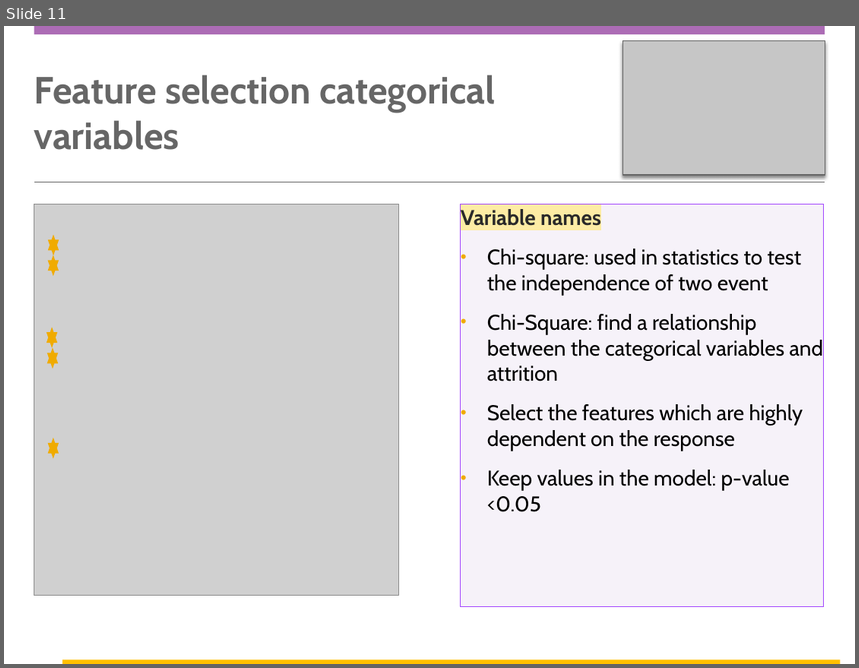
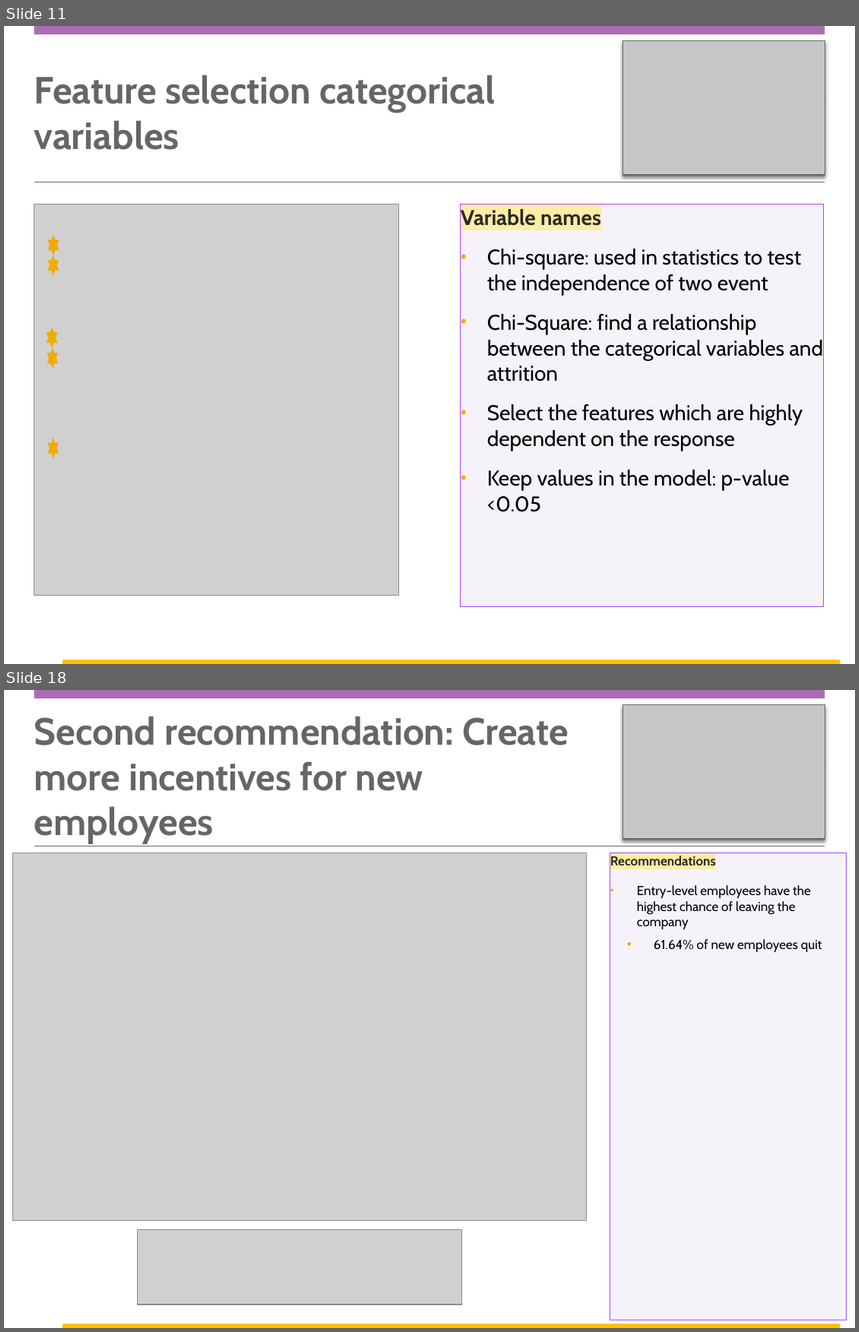
Before and after one commit to carlosAtestevez/CaseStudy2DDS, a slide deck: DDSAnalytics Presentation.pptx. Shown one above the other, each under a label of ours: slide 11 before the commit, slides 11 and 18 after it; the slides between them are not shown. The pictures are 859x668 and 859x1332 pixels, drawn with LibreOffice and Linux fonts; fonts in the diff are those of the drawing; grey boxes stand for pictures; background and template pictures are left out. Boxes give left, top, right and bottom in pixels: in the first picture for what was removed or moved away, otherwise in the second. Text is boxed around its words. In the diff, an @@ line names an element or a change of style, - is before the commit and + after.

```diff
--- a/DDSAnalytics Presentation.pptx
+++ b/DDSAnalytics Presentation.pptx
@@ slide 18 added at [4,690,855,1328], background #FFFFFF; not listed: 5 template elements that a slide beside it also shows @@
@@ title added at [34,716,569,844], 32 pt, text #666666, bold @@
+Second recommendation: Create more incentives for new employees
@@ picture added at [12,853,586,1220] @@
@@ rectangle added at [610,853,847,1320], fill #7030A0 at 6% opacity, outline #A348FE 0.75 pt, 11 pt, text #000000 @@
+Recommendations
+• Entry-level employees have the highest chance of leaving the company
+  • 61.64% of new employees quit
@@ picture added at [138,1230,462,1305] @@
```
Also in this commit, not shown: 11 slides changed, 5 other slides added, 6 other files.
